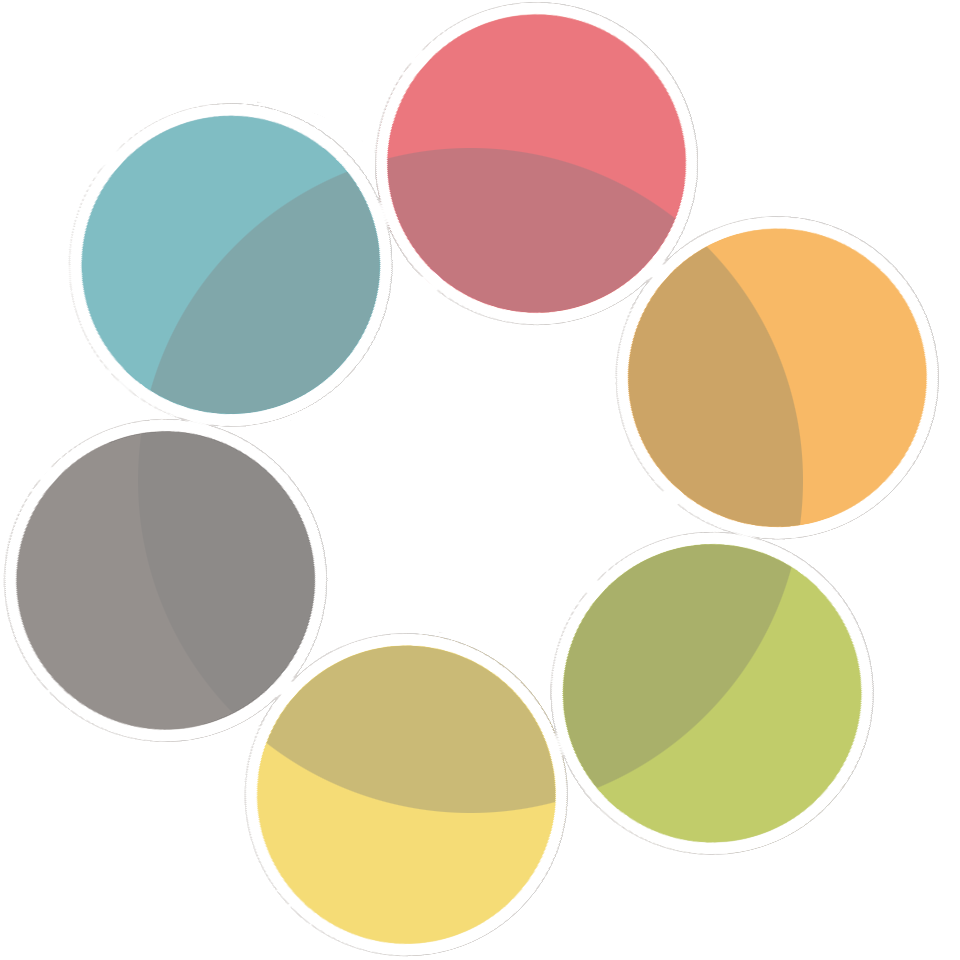
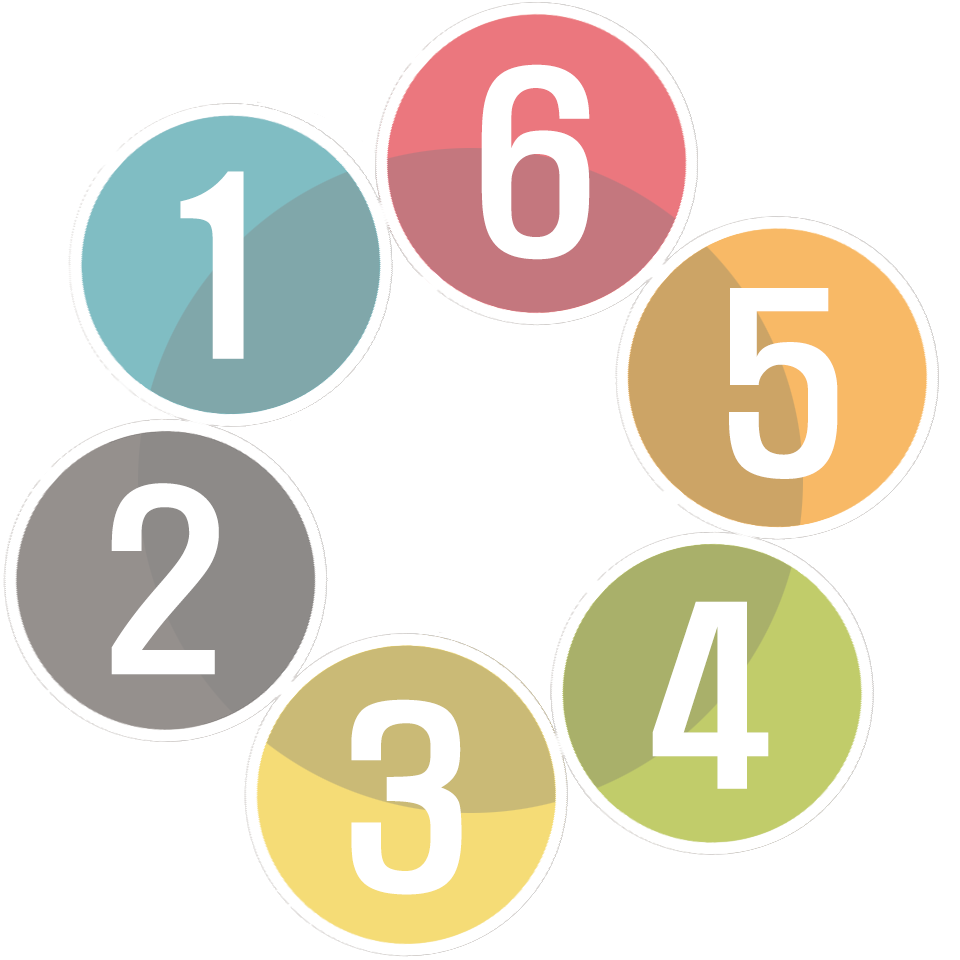
Comparing the layer stacks of the two 960px x 960px images. Changes:
added layer "6" above "5" over [481, 64, 590, 260]
added layer "5" above "4" over [729, 288, 838, 479]
added layer "4" above "3" over [652, 601, 769, 789]
added layer "3" above "2" over [351, 699, 462, 895]
added layer "2" above "1" over [111, 483, 219, 675]
added layer "1" above "76eba48527b87d93bee9de0d82d3d5a6" over [180, 171, 244, 359]
